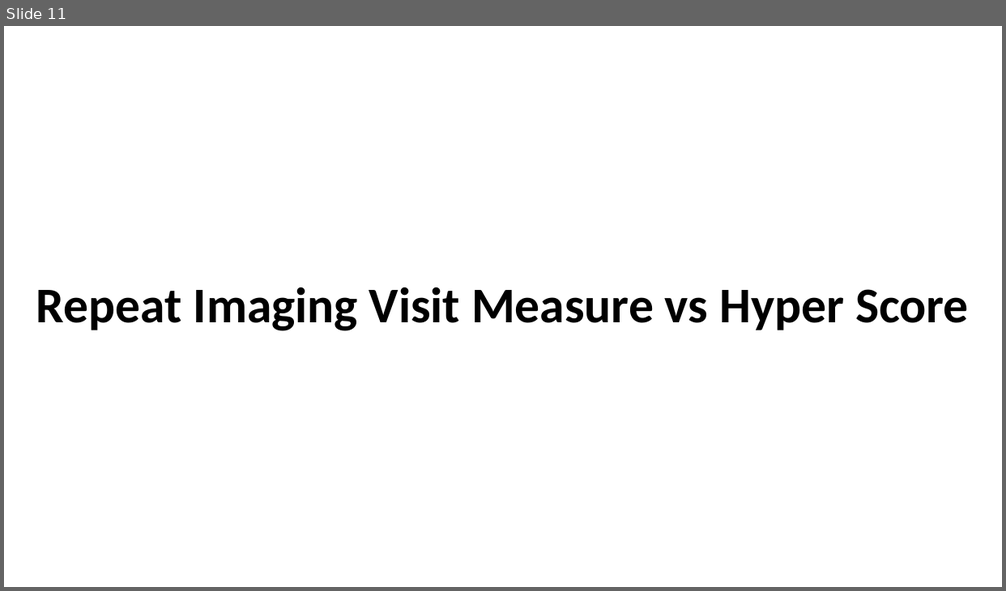
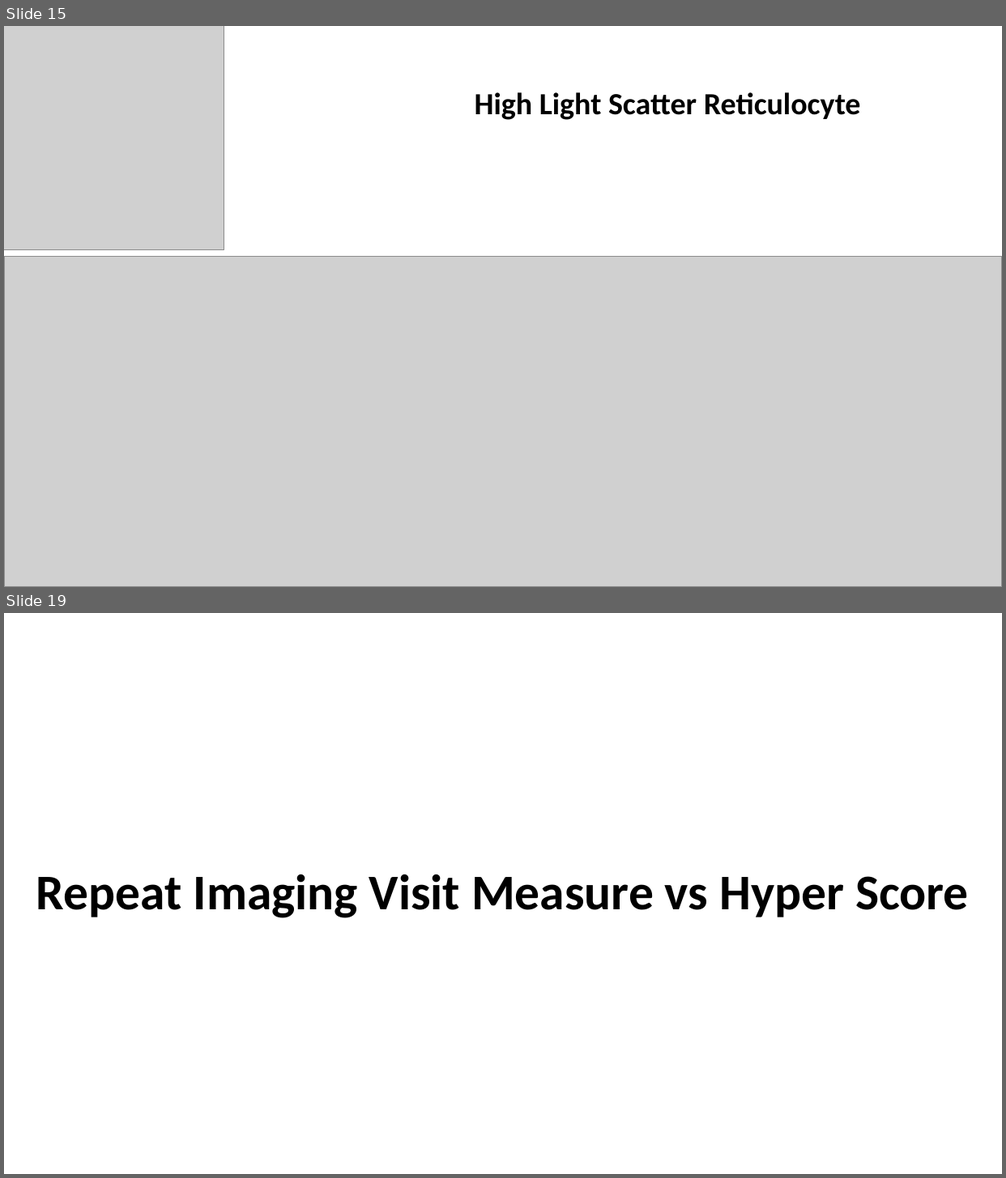
Before and after one commit to zhaohanxiong/OxfordCVM, a slide deck: resources/job_results2.pptx. Shown one above the other, each under a label of ours: slide 11 before the commit, slides 15 and 19 after it; the slides between them are not shown. The pictures are 1006x591 and 1006x1178 pixels, drawn with LibreOffice and Linux fonts; fonts in the diff are those of the drawing; grey boxes stand for pictures. Boxes give left, top, right and bottom in pixels: in the first picture for what was removed or moved away, otherwise in the second. Text is boxed around its words. In the diff, an @@ line names an element or a change of style, - is before the commit and + after.

```diff
--- a/resources/job_results2.pptx
+++ b/resources/job_results2.pptx
@@ slide 15 added at (4, 26, 1002, 587), background #FFFFFF @@
@@ picture added at (4, 26, 224, 250) @@
@@ text added at (475, 92, 861, 120), 29.6 pt, text #000000, bold @@
+High Light Scatter Reticulocyte
@@ picture added at (4, 257, 1002, 587) @@
@@ what was slide 11 is now slide 19 @@
```
Also in this commit, not shown: 1 slide changed, 14 other slides added, 4 slides removed.
